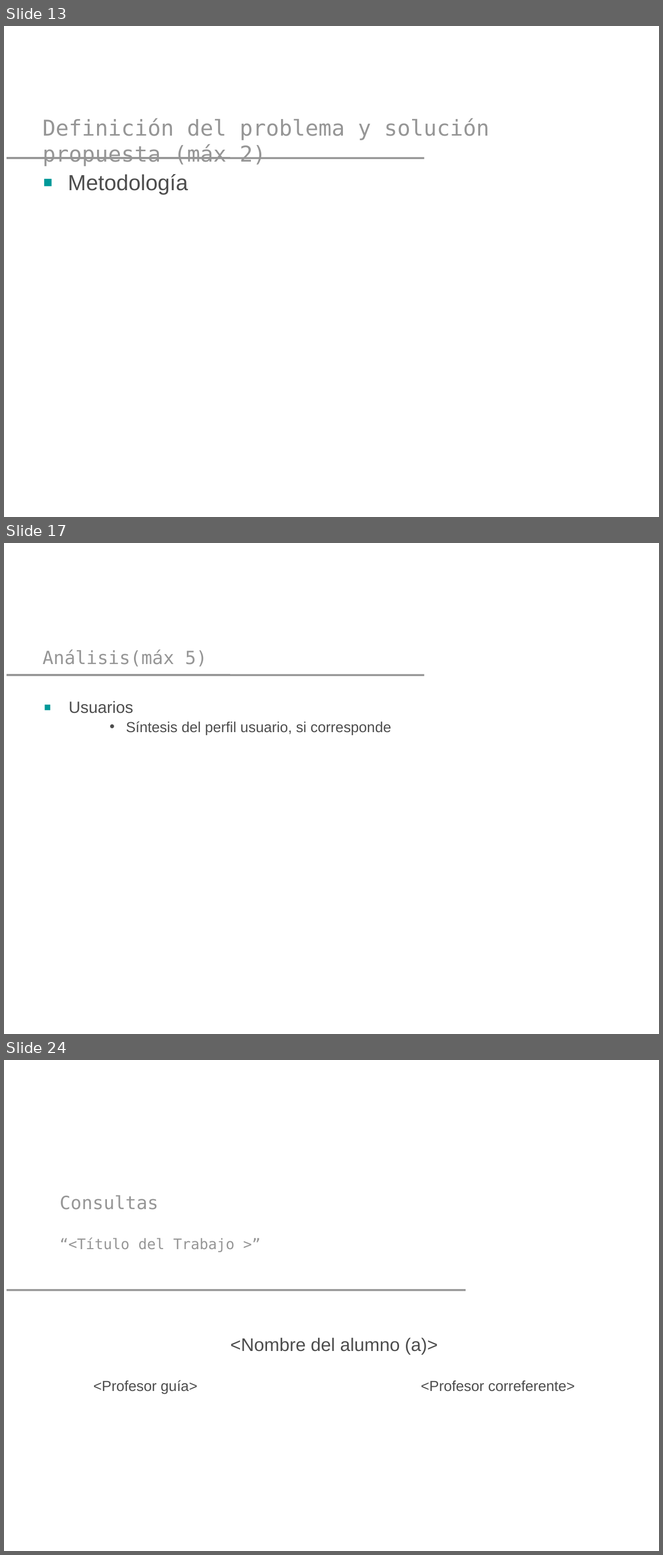
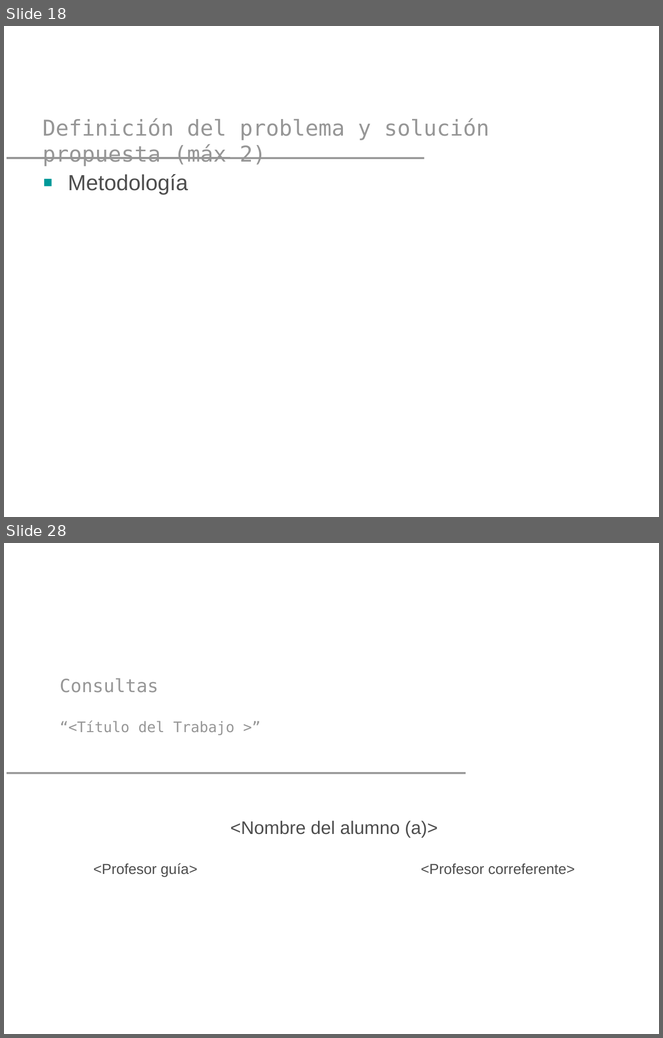
Before and after one commit to yano2h/TESIS, a slide deck: Presentaciones/Plantilla Pres 2_2012.pptx. Shown one above the other, each under a label of ours: slides 13, 17 and 24 before the commit, slides 18 and 28 after it; the slides between them are not shown. The pictures are 663x1555 and 663x1038 pixels, drawn with LibreOffice and Linux fonts; fonts in the diff are those of the drawing; background and template pictures are left out. Boxes give left, top, right and bottom in pixels: in the first picture for what was removed or moved away, otherwise in the second. Text is boxed around its words. In the diff, an @@ line names an element or a change of style, - is before the commit and + after.

```diff
--- a/Presentaciones/Plantilla Pres 2_2012.pptx
+++ b/Presentaciones/Plantilla Pres 2_2012.pptx
@@ slide 17 removed at bbox=[4, 543, 659, 1034], background picture (left out); not listed: 1 template element that a slide beside it also shows @@
@@ title removed at bbox=[42, 650, 207, 667] @@
-Análisis(máx 5)
@@ text removed at bbox=[68, 701, 391, 735] @@
-■ Usuarios
-    • Síntesis del perfil usuario, si corresponde
@@ what was slide 13 is now slide 18 @@
@@ what was slide 24 is now slide 28 @@
```
Also in this commit, not shown: 12 slides changed, 8 slides added, 3 other slides removed.
